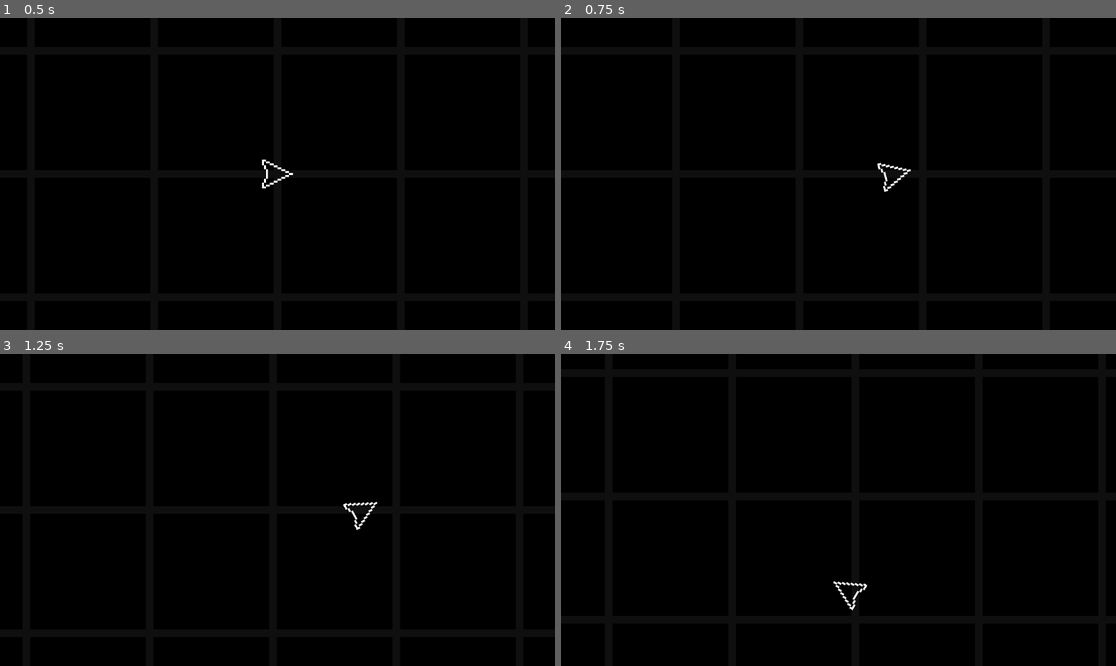
Above: before the commit, frames 1-4 (two rows, left to right).
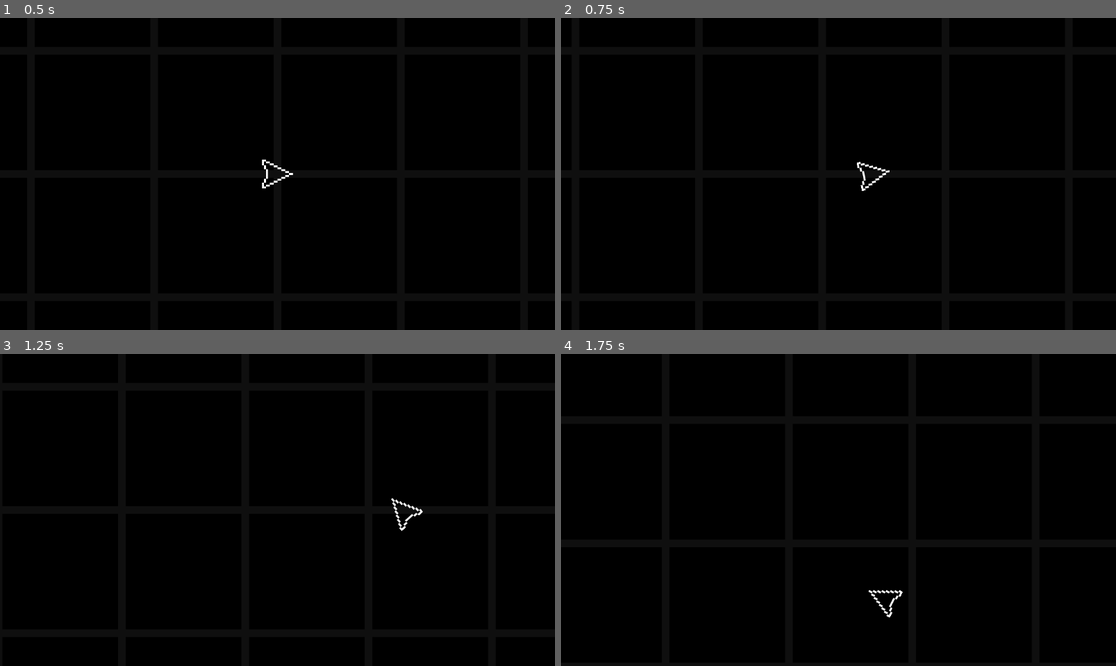
Above: after the commit, the same moments.

Repository: Morogox/AC2D
Game: Godot game, scene res://Scenes/main.tscn
Two runs of this game, one before a commit and one after it. Both use one fixed random seed, a clock stepped at 60 frames per second and the inputs below.
Inputs (mouse positions are in pixels of both pictures, inside the frame that each line leads up to):
- Up to frame 1 (0.5 s): no input
- Up to frame 2 (0.75 s): tap Enter at 0.5 s; move the mouse to (960, 158) at 0.52 s; hold D (ui_right) from 0.53 s (still down)
- Up to frame 3 (1.25 s): keep holding D (ui_right)
- Up to frame 4 (1.75 s): move the mouse to (727, 525) at 1.27 s; release D (ui_right) at 1.28 s; hold S (ui_down) from 1.28 s (still down)

Frame 1 is identical in both runs. In frame 2, 0.3% of the frame differs, in the area x 53-64%, y 46-56%; in frame 3, 0.3%; in frame 4, 0.3%, in the area x 49-62%, y 72-85%.

Commit message:
Day 2-ex: added velocity and acceleration based movement

Diff:
--- a/Scripts/player.gd
+++ b/Scripts/player.gd
@@ -1,7 +1,9 @@
 extends CharacterBody2D
 # Movement speed in pixels per second
 var speed = 1000
-
+var acceleration = 5000
+var max_speed = 1500
+var friction = 8000
 func _physics_process(delta):
 	var input_vector = Vector2.ZERO
 
@@ -9,16 +11,14 @@
 	input_vector.y = Input.get_action_strength("ui_down") - Input.get_action_strength("ui_up")
 	input_vector = input_vector.normalized()
 
-	input_vector = input_vector.normalized() * speed
-	velocity = input_vector
+	input_vector = input_vector.normalized()
+	if input_vector != Vector2.ZERO:
+		velocity = velocity.move_toward(input_vector * max_speed, acceleration * delta)
+	else:
+		# Apply friction if no input
+		velocity = velocity.move_toward(Vector2.ZERO, friction * delta)
 	move_and_slide()
 
 #Changes done within this function are visual only
 func _process(delta):
 	look_at(get_global_mouse_position())
-
-#func _ready():
-	# Get the current window size dynamically
-	#var screen_size = get_viewport_rect().size
-	# Place player in the center
-	#position = screen_size / 2
